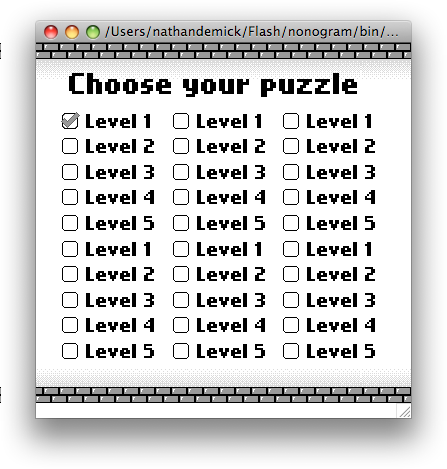
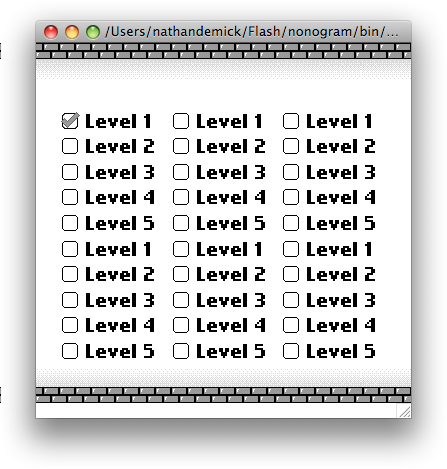
The second w=447, h=469 image is a revision of the first. Changes to its layers:
hid "Choose your puzzle" over [69, 73, 357, 97]
